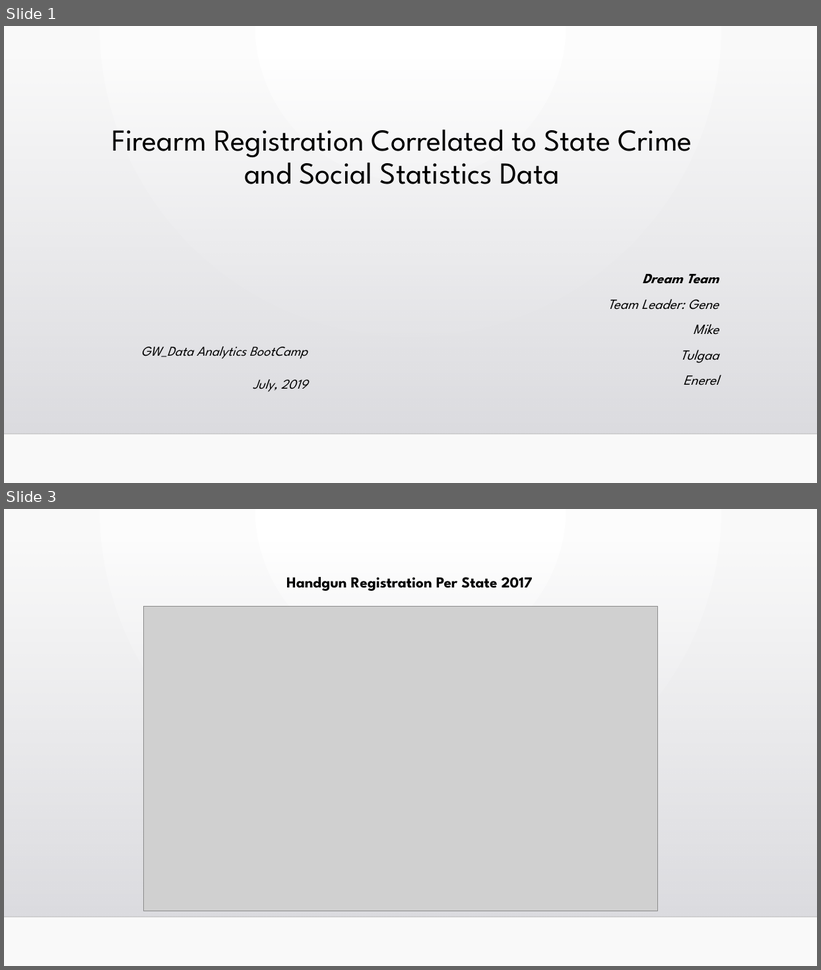
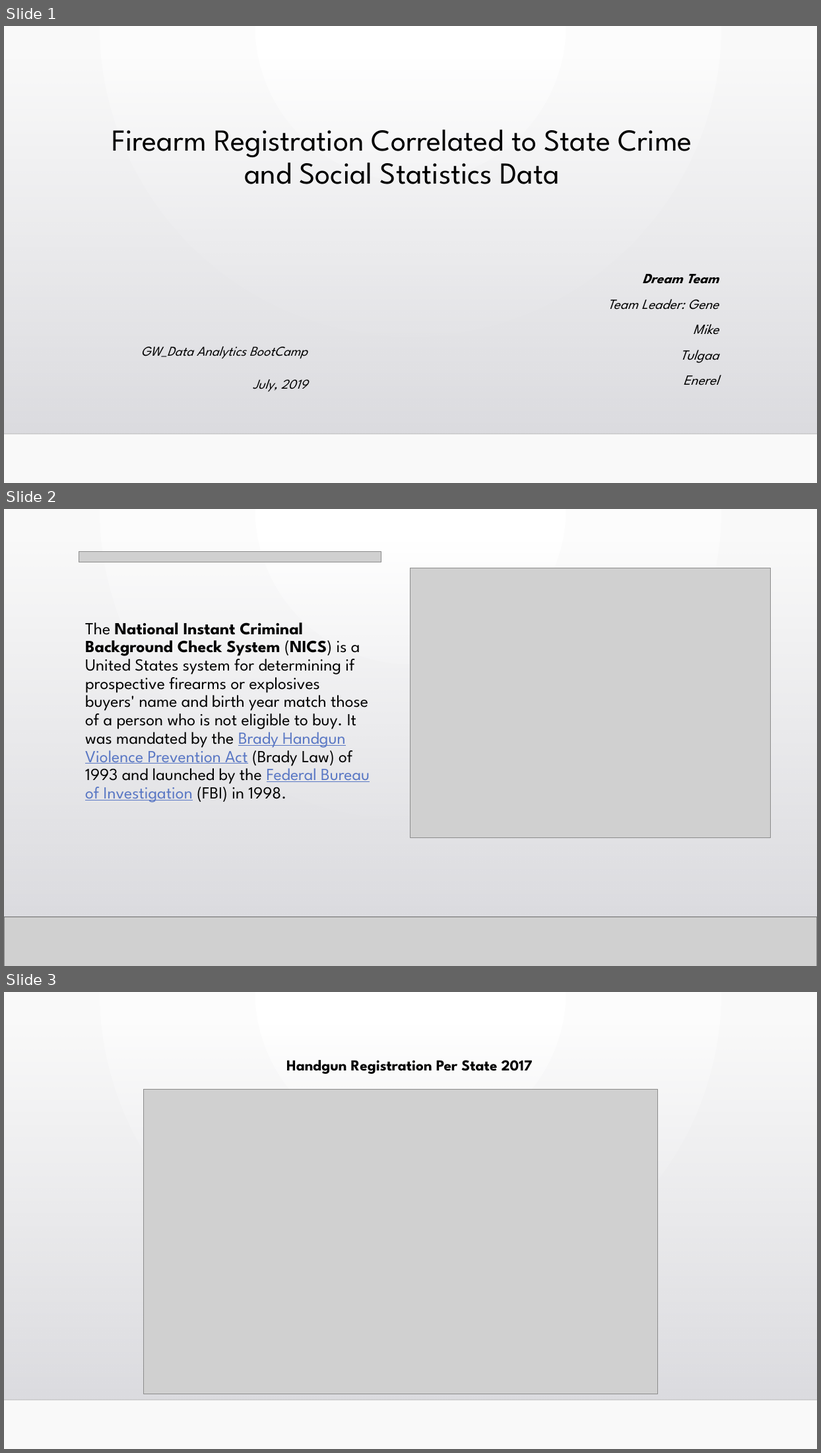
Before and after one commit to vabigdatamover/dream-team, a slide deck: Firearm Registration correlated to state_0725.pptx. Shown one above the other, each under a label of ours: slides 1 and 3 before the commit, slides 1, 2 and 3 after it; the slides between them are not shown. The pictures are 821x970 and 821x1453 pixels, drawn with LibreOffice and Linux fonts; fonts in the diff are those of the drawing; grey boxes stand for pictures; background and template pictures are left out. Boxes give left, top, right and bottom in pixels: in the first picture for what was removed or moved away, otherwise in the second. Text is boxed around its words. In the diff, an @@ line names an element or a change of style, - is before the commit and + after.

```diff
--- a/Firearm Registration correlated to state_0725.pptx
+++ b/Firearm Registration correlated to state_0725.pptx
@@ slide 2 added at (4,509,817,966), background gradient #FFFFFF to #FAFAFA; not listed: 2 template elements that a slide beside it also shows @@
@@ rectangle added at (4,509,817,966), fill gradient #FFFFFF to #FAFAFA @@
@@ rectangle added at (4,540,817,917), fill gradient #DCDCE0 to #DEDEE2 @@
@@ rectangle added at (4,540,817,917), fill gradient #DCDCE0 to #DEDEE2 @@
@@ picture added at (79,552,720,562) @@
@@ picture added at (79,552,381,562) @@
@@ picture added at (411,568,771,838) @@
@@ title added at (85,623,370,803), 20 pt, text #000000 @@
+The National Instant Criminal Background Check System (NICS) is a United States system for determining if prospective firearms or explosives buyers' name and birth year match those of a person who is not eligible to buy. It was mandated by the Brady Handgun Violence Prevention Act (Brady Law) of 1993 and launched by the Federal Bureau of Investigation (FBI) in 1998.
@@ line added from (4, 917) to (817, 917), #000001 1 pt @@
@@ picture added at (4,917,817,966) @@
@@ line added from (4, 917) to (817, 917), #000001 1 pt @@
```
Also in this commit, not shown: 2 slides changed, 3 other slides added, 1 slide removed, 1 other file.
